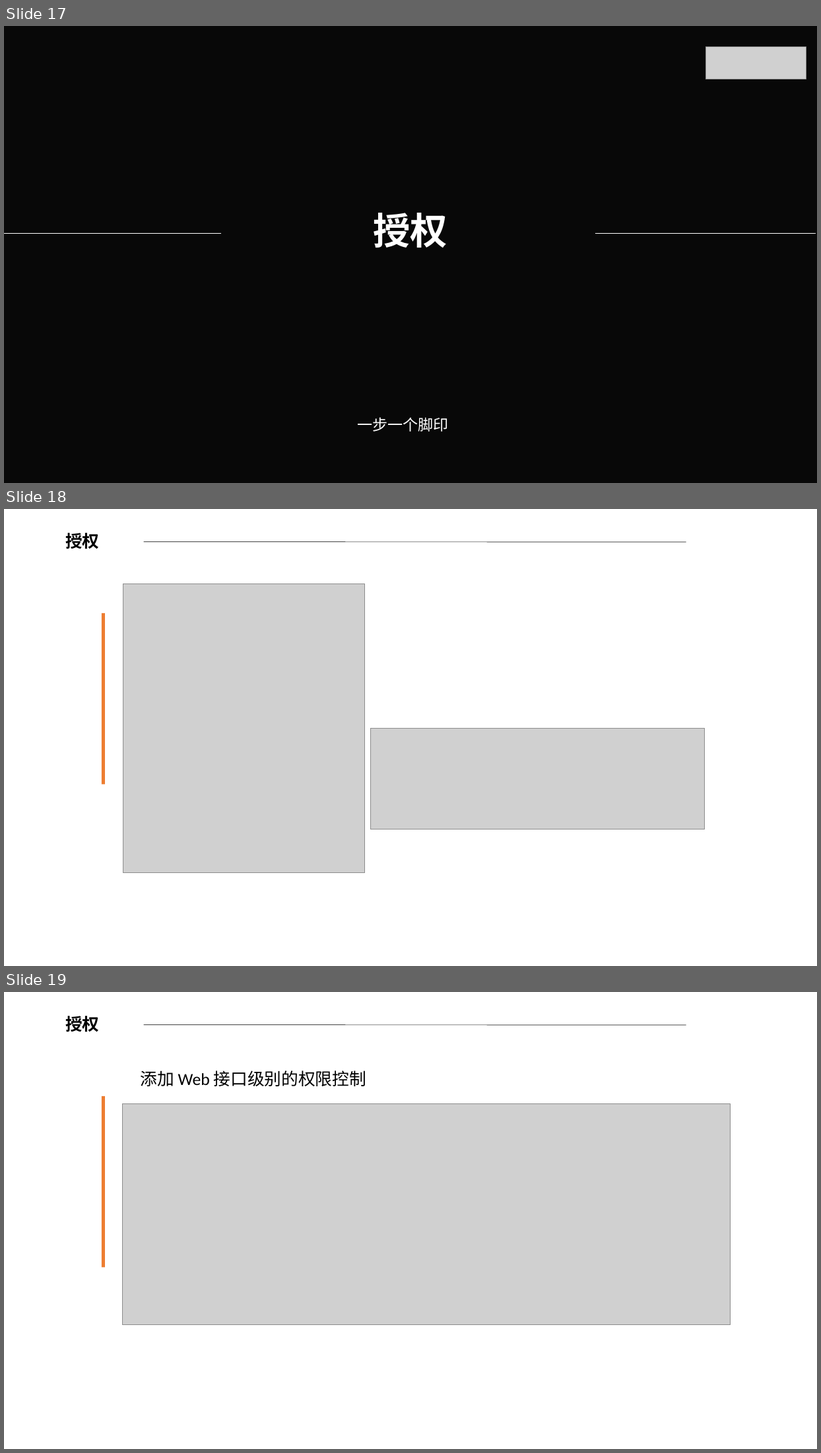
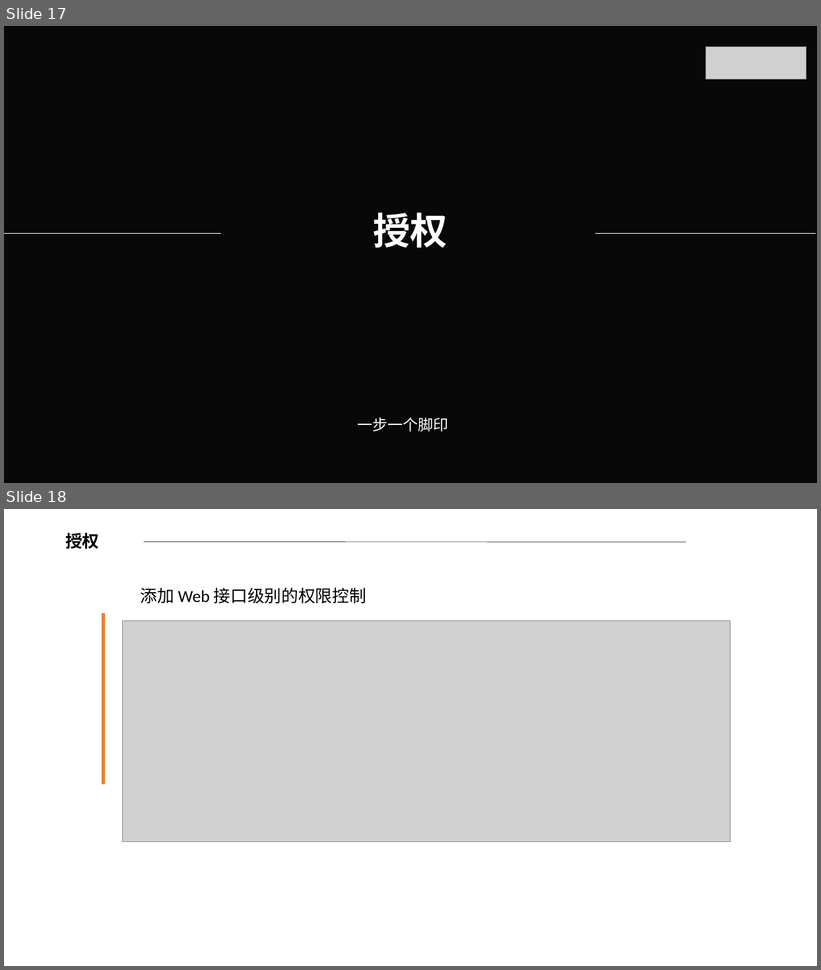
Before and after one commit to lbshold/share, a slide deck: 认证与授权.pptx. Shown one above the other, each under a label of ours: slides 17, 18 and 19 before the commit, slides 17 and 18 after it. The pictures are 821x1453 and 821x970 pixels, drawn with LibreOffice and Linux fonts; fonts in the diff are those of the drawing; grey boxes stand for pictures; background and template pictures are left out; a plain dark background stands for a picture behind light text. Boxes give left, top, right and bottom in pixels: in the first picture for what was removed or moved away, otherwise in the second. Text is boxed around its words. In the diff, an @@ line names an element or a change of style, - is before the commit and + after.

```diff
--- a/认证与授权.pptx
+++ b/认证与授权.pptx
@@ slide 18 removed at <box>4,509,817,966</box>, background #FFFFFF @@
@@ text removed at <box>65,533,99,549</box> @@
-授权
@@ line removed from (144, 542) to (686, 542) @@
@@ picture removed at <box>123,584,365,873</box> @@
@@ rectangle removed at <box>102,613,104,785</box> @@
@@ picture removed at <box>371,729,705,830</box> @@
@@ what was slide 19 is now slide 18 @@
```
Also in this commit, not shown: 2 slides changed.
